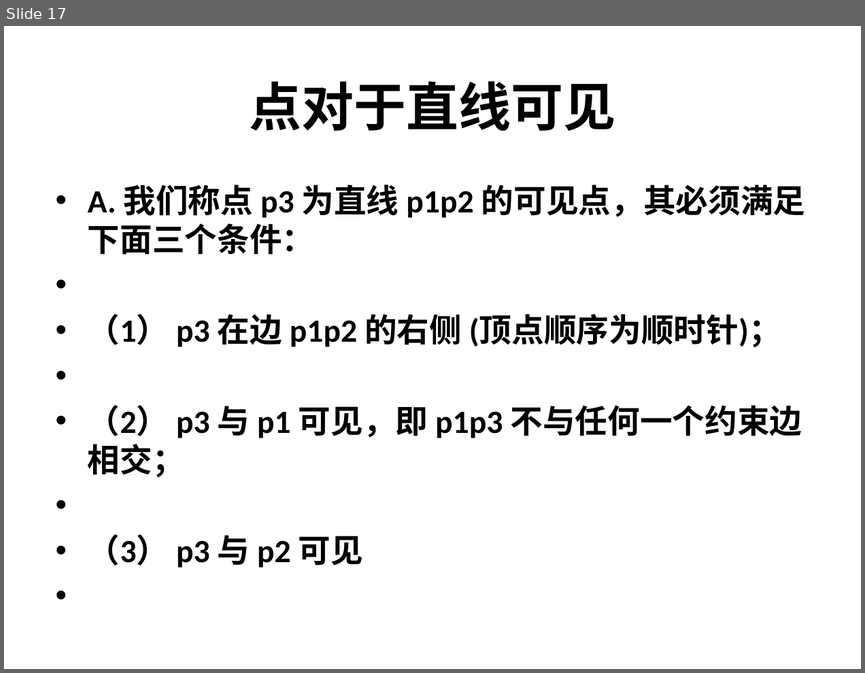
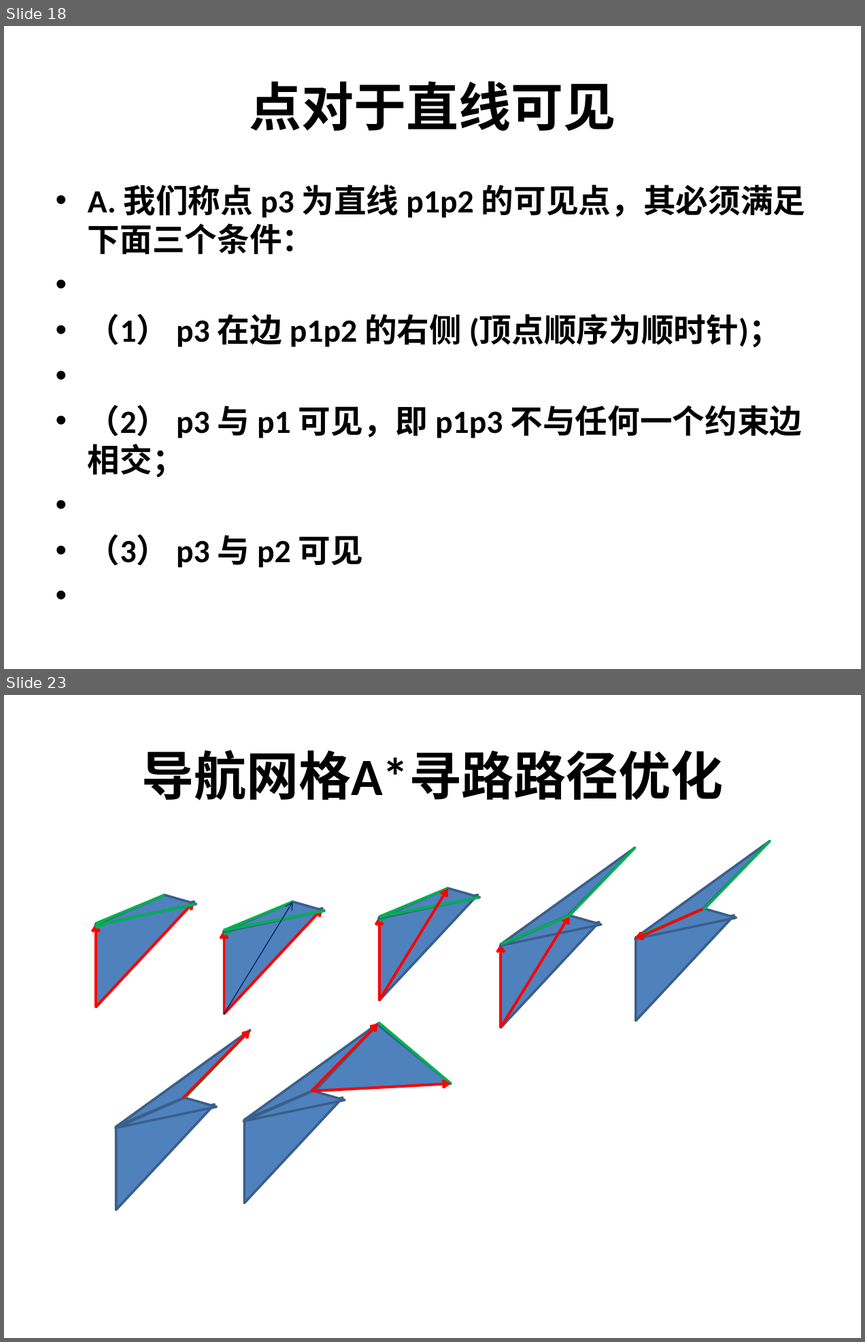
Before and after one commit to heyaolong1987/my-webgame, a slide deck: 工作文档/AStar算法及导航网格寻路.pptx. Shown one above the other, each under a label of ours: slide 17 before the commit, slides 18 and 23 after it; the slides between them are not shown. The pictures are 865x673 and 865x1342 pixels, drawn with LibreOffice and Linux fonts; fonts in the diff are those of the drawing. Boxes give left, top, right and bottom in pixels: in the first picture for what was removed or moved away, otherwise in the second. Text is boxed around its words. In the diff, an @@ line names an element or a change of style, - is before the commit and + after.

```diff
--- a/工作文档/AStar算法及导航网格寻路.pptx
+++ b/工作文档/AStar算法及导航网格寻路.pptx
@@ slide 23 added at (4, 695, 861, 1338), background #FFFFFF @@
@@ title added at (141, 750, 723, 800), 44 pt, text #000000, bold @@
+导航网格A*寻路路径优化
@@ arrow added from (574, 787) to (574, 787), #FF0000 2.25 pt @@
@@ group added at (379, 888, 479, 1000): 3 lines, 2 freeform shapes, 1 arrow @@
@@ arrow added from (379, 1000) to (448, 888), #FF0000 2.25 pt @@
@@ group added at (95, 895, 196, 1007): 3 lines, 2 freeform shapes, 2 arrows @@
@@ group added at (224, 902, 324, 1014): 3 arrows, 3 lines, 2 freeform shapes @@
@@ group added at (500, 847, 634, 1028): 3 freeform shapes, 2 arrows, 2 lines @@
@@ group added at (634, 841, 770, 1021): 3 freeform shapes, 2 lines, 1 arrow @@
@@ group added at (116, 1030, 250, 1210): 3 freeform shapes, 1 line, 1 arrow @@
@@ arrow added from (311, 1091) to (379, 1023), #FF0000 2.25 pt @@
@@ group added at (244, 1023, 379, 1203): 3 freeform shapes, 1 line @@
@@ freeform shape added at (315, 1025, 450, 1091), fill #4F81BD, outline #3A5F8C 2 pt @@
@@ line added from (450, 1083) to (379, 1022), #00B050 2.25 pt @@
@@ arrow added from (311, 1091) to (450, 1083), #FF0000 2.25 pt @@
@@ what was slide 17 is now slide 18 @@
```
Also in this commit, not shown: 8 slides changed, 5 other slides added, 1 slide removed.
